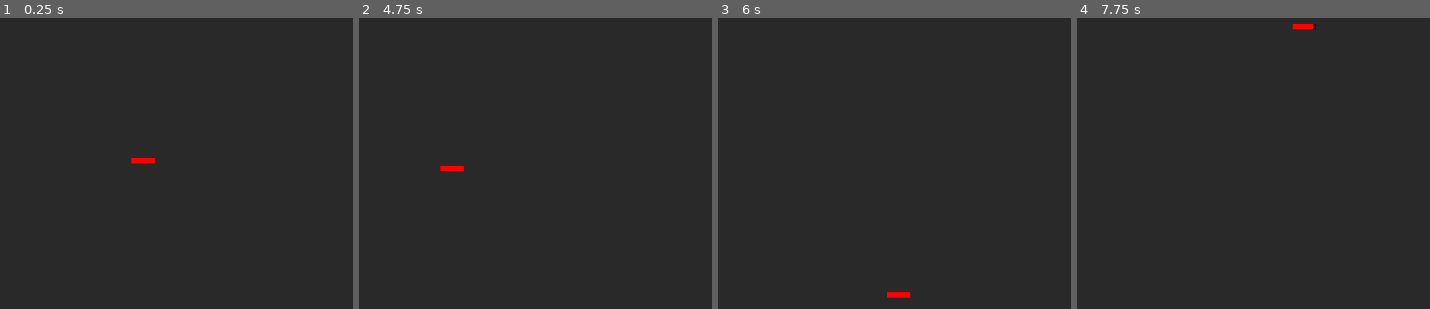
Above: before the commit, frames 1-4 (left to right).
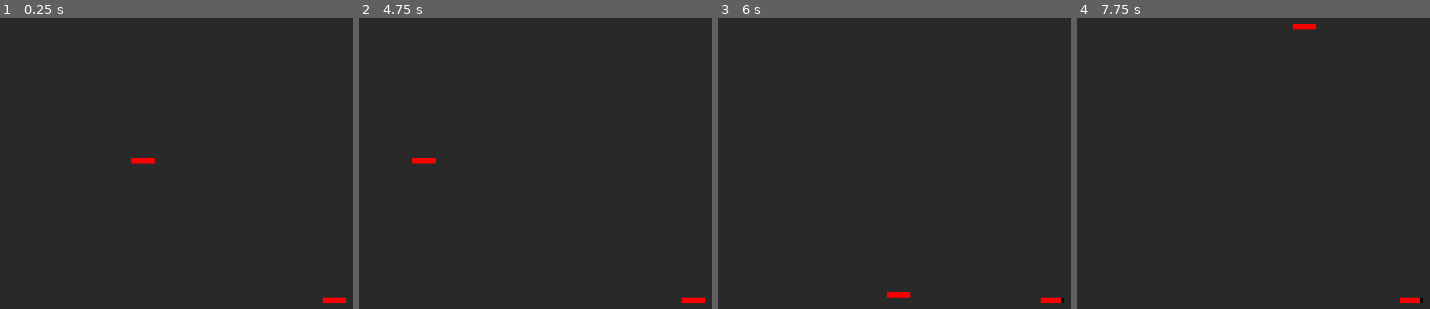
Above: after the commit, the same moments.

Repository: James-Fraser-Jones/scratch
Game: Godot game, scene res://scenes/main/main.tscn
Two runs of this game, one before a commit and one after it. Both use one fixed random seed, a clock stepped at 60 frames per second and the inputs below.
Inputs:
- Up to frame 1 (0.25 s): no input
- Up to frame 2 (4.75 s): tap Enter at 0.5 s; hold D (right) 0.53-1.28 s; tap R (restart) at 1.25, 2.75, 4.15, 4.25 s; hold S (down) 1.28-2.03 s; hold D (right) 2.03-2.78 s; hold W (up) 2.78-3.53 s; hold A (left) from 3.53 s (still down)
- Up to frame 3 (6 s): tap R (restart) at 5 s; release A (left) at 5.03 s; hold S (down) 5.03-5.78 s; hold D (right) from 5.78 s (still down)
- Up to frame 4 (7.75 s): tap R (restart) at 6.5 s; release D (right) at 6.53 s; hold W (up) 6.53-7.28 s; hold D (right) from 7.28 s (still down)

The runs differ from the first frame. In frame 1, 0.1% of the frame differs, in the area x 91-99%, y 95-98%; in frame 2, 0.4%, in the area x 15-99%, y 48-98%; in frame 3, 0.1%; in frame 4, 0.2%.

Commit message:
single bullet seems to work

Diff:
--- a/project.godot
+++ b/project.godot
@@ -47,6 +47,13 @@
  ]
 }
 
+[layer_names]
+
+2d_physics/layer_1="Walls"
+2d_physics/layer_2="Player"
+2d_physics/layer_3="Enemies"
+2d_physics/layer_4="Bullets"
+
 [physics]
 
 common/enable_pause_aware_picking=true
--- /dev/null
+++ b/scenes/main/Bullet.gd
@@ -0,0 +1,11 @@
+extends KinematicBody2D
+
+export var speed : float = 15
+
+func _physics_process(delta):
+	var collision = move_and_collide(Vector2.UP.rotated(transform.get_rotation()) * speed)
+	if collision:
+		queue_free()
+
+func _on_HitBox_body_entered(body):
+	queue_free()
--- /dev/null
+++ b/scenes/main/Enemy.gd
@@ -0,0 +1,15 @@
+extends KinematicBody2D
+
+var health : int = 100
+
+func hurt(damage):
+	health -= damage
+	$HealthBar.value = health
+	if health <= 0:
+		queue_free()
+
+func _on_HitBox_body_entered(body):
+	hurt(15)
+
+#func _physics_process(delta):
+#	move_and_collide(Vector2.LEFT * 15)
--- a/scenes/main/main.tscn
+++ b/scenes/main/main.tscn
@@ -1,8 +1,10 @@
-[gd_scene load_steps=6 format=2]
+[gd_scene load_steps=10 format=2]
 
 [ext_resource path="res://scenes/main/main.gd" type="Script" id=1]
 [ext_resource path="res://scenes/main/player.gd" type="Script" id=2]
 [ext_resource path="res://resources/my_theme.tres" type="Theme" id=3]
+[ext_resource path="res://scenes/main/Enemy.gd" type="Script" id=4]
+[ext_resource path="res://scenes/main/Bullet.gd" type="Script" id=5]
 
 [sub_resource type="CircleShape2D" id=1]
 radius = 40.0
@@ -10,11 +12,16 @@
 [sub_resource type="RectangleShape2D" id=2]
 extents = Vector2( 40, 40 )
 
+[sub_resource type="CircleShape2D" id=4]
+
+[sub_resource type="CircleShape2D" id=5]
+
 [node name="Main" type="Node2D"]
 script = ExtResource( 1 )
 
 [node name="Player" type="KinematicBody2D" parent="."]
 position = Vector2( 100, -100 )
+collision_layer = 2
 script = ExtResource( 2 )
 
 [node name="CollisionShape2D" type="CollisionShape2D" parent="Player"]
@@ -37,17 +44,65 @@
 "_edit_use_anchors_": false
 }
 
+[node name="Enemy" type="KinematicBody2D" parent="."]
+position = Vector2( 591, 258 )
+collision_layer = 4
+script = ExtResource( 4 )
+
+[node name="CollisionShape2D" type="CollisionShape2D" parent="Enemy"]
+shape = SubResource( 1 )
+
+[node name="HealthBar" type="ProgressBar" parent="Enemy"]
+anchor_left = 0.5
+anchor_top = 1.0
+anchor_right = 0.5
+anchor_bottom = 1.0
+margin_left = -30.0
+margin_top = -65.0
+margin_right = 30.0
+margin_bottom = -51.0
+theme = ExtResource( 3 )
+step = 1.0
+value = 100.0
+percent_visible = false
+__meta__ = {
+"_edit_use_anchors_": false
+}
+
 [node name="Camera2D" type="Camera2D" parent="."]
 current = true
 zoom = Vector2( 2, 2 )
 
 [node name="Obstacle" type="StaticBody2D" parent="."]
+collision_mask = 0
 
 [node name="CollisionShape2D" type="CollisionShape2D" parent="Obstacle"]
 shape = SubResource( 2 )
 
 [node name="Obstacle2" type="StaticBody2D" parent="."]
 position = Vector2( -228, -125 )
+collision_mask = 0
 
 [node name="CollisionShape2D" type="CollisionPolygon2D" parent="Obstacle2"]
+position = Vector2( -37, -29 )
 polygon = PoolVector2Array( -67, 29, -55, -81, 49, -51, 136, -118, 176, 13, 116, -66, 54, -18, -30, -49 )
+
+[node name="Bullet" type="KinematicBody2D" parent="."]
+position = Vector2( 7, 279 )
+rotation = 1.5708
+collision_layer = 8
+script = ExtResource( 5 )
+
+[node name="CollisionShape2D" type="CollisionShape2D" parent="Bullet"]
+shape = SubResource( 4 )
+
+[node name="HitBox" type="Area2D" parent="Bullet"]
+collision_layer = 8
+collision_mask = 4
+monitorable = false
+
+[node name="CollisionShape2D" type="CollisionShape2D" parent="Bullet/HitBox"]
+shape = SubResource( 5 )
+
+[connection signal="body_entered" from="Bullet/HitBox" to="Enemy" method="_on_HitBox_body_entered"]
+[connection signal="body_entered" from="Bullet/HitBox" to="Bullet" method="_on_HitBox_body_entered"]
--- a/scenes/main/player.gd
+++ b/scenes/main/player.gd
@@ -1,23 +1,28 @@
 extends KinematicBody2D
+
+
 
 export var speed : int = 8
 
 var health : int = 100
 
-var rng = RandomNumberGenerator.new()
+#var rng = RandomNumberGenerator.new()
+#
+#func _init():
+#	var HurtTimer = Timer.new()
+#	add_child(HurtTimer)
+#	HurtTimer.autostart = true
+#	HurtTimer.wait_time = 1
+#	HurtTimer.connect("timeout", self, "hurt_time")
+#
+#func _ready():
+#	rng.randomize()
+#
+#func hurt_time():
+#	hurt(rng.randi_range(0, 30))
 
-func _init():
-	var HurtTimer = Timer.new()
-	add_child(HurtTimer)
-	HurtTimer.autostart = true
-	HurtTimer.wait_time = 1
-	HurtTimer.connect("timeout", self, "hurt_time")
-
-func _ready():
-	rng.randomize()
-
-func hurt_time():
-	hurt(rng.randi_range(0, 30))
+func _process(delta):
+	pass
 
 func _physics_process(delta):
 	var move : Vector2 = lrud() * speed
@@ -41,4 +46,4 @@
 	health -= damage
 	$HealthBar.value = health
 	if health <= 0:
-		get_tree().change_scene("res://scenes/empty/empty.tscn")
+		queue_free()
